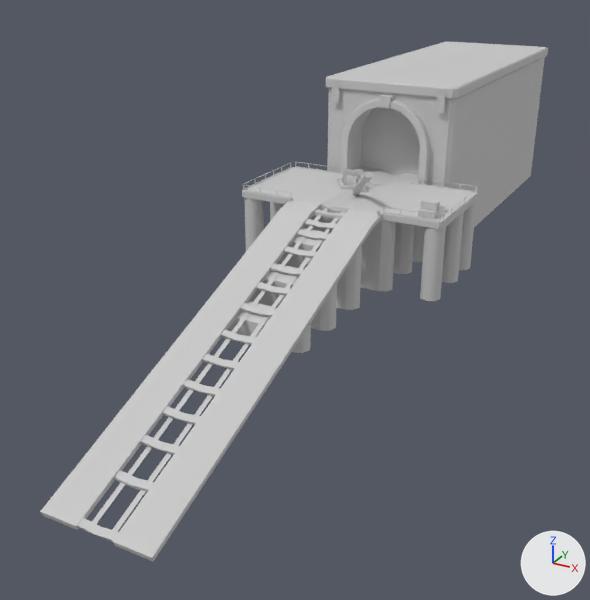
An edit to the FBX model Skyrates/Assets/Resources/Meshes/Fort/fort_slipway_crane.FBX, drawn before and after from the same camera.
One viewpoint serves both versions: a 50 mm camera at (98.0, -224.0, 93.0) aimed at (-14.0, -21.0, -9.0). The lights are fixed; the arrows at lower right show +X, +Y and +Z. Where no turn or scale is listed for an object, it has been applied to the vertices. Vertices at the same position are counted once.

Script lines for the objects in view, before the commit:
```python
me_mesh_001 = bpy.data.meshes.new('Mesh.001')
me_mesh_001.from_pydata(...)  # 1592 vertices, 1121 faces; spans x -32.0..32.0, y -129.0..129.0, z -17.0..53.0
me_mesh_001.materials.append(mat_01___default1)  # light grey #cacaca
me_mesh_004 = bpy.data.meshes.new('Mesh.004')
me_mesh_004.from_pydata(...)  # 962 vertices, 812 faces; spans x -11.2..11.2, y -22.6..6.6, z 0.0..34.5
me_mesh_004.materials.append(mat_01___default4)  # light grey #cacaca
ob_tunnel_slipway = bpy.data.objects.new('Tunnel_Slipway', me_mesh_001)
ob_tunnel_slipway.location = (0.0, 0.0, 0.0)
ob_tunnel_slipway_crane = bpy.data.objects.new('Tunnel_Slipway_Crane', me_mesh_004)
ob_tunnel_slipway_crane.location = (0.0, 0.0, 0.0)
```
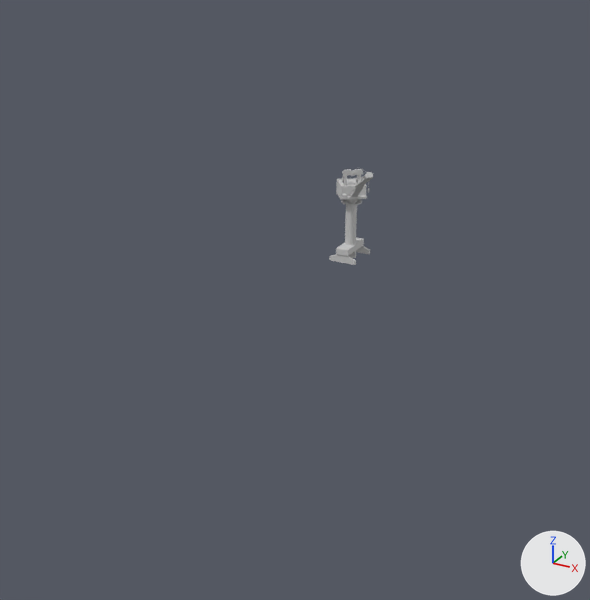
The change in detail:
me_mesh_004 has 962 vertices, 812 faces and spans x -11.2..11.2, y -22.6..6.6, z 0.0..34.5.
me_mesh_004 is used by ob_tunnel_slipway_crane; location (0.0, 0.0, 0.0).
me_mesh_004 part 1: edges marked sharp go from 1785 to 966.
Object 'Tunnel_Slipway' (ob_tunnel_slipway) is deleted.

Location of each change, (x1, y1, x2, y2) in pixels of the pictures (590 x 600 px):
'Tunnel_Slipway', deleted
    before: (40, 42, 548, 561)
part 1 of me_mesh_004, shading changed
    before: (337, 169, 373, 195)
    after: (329, 169, 373, 265)
